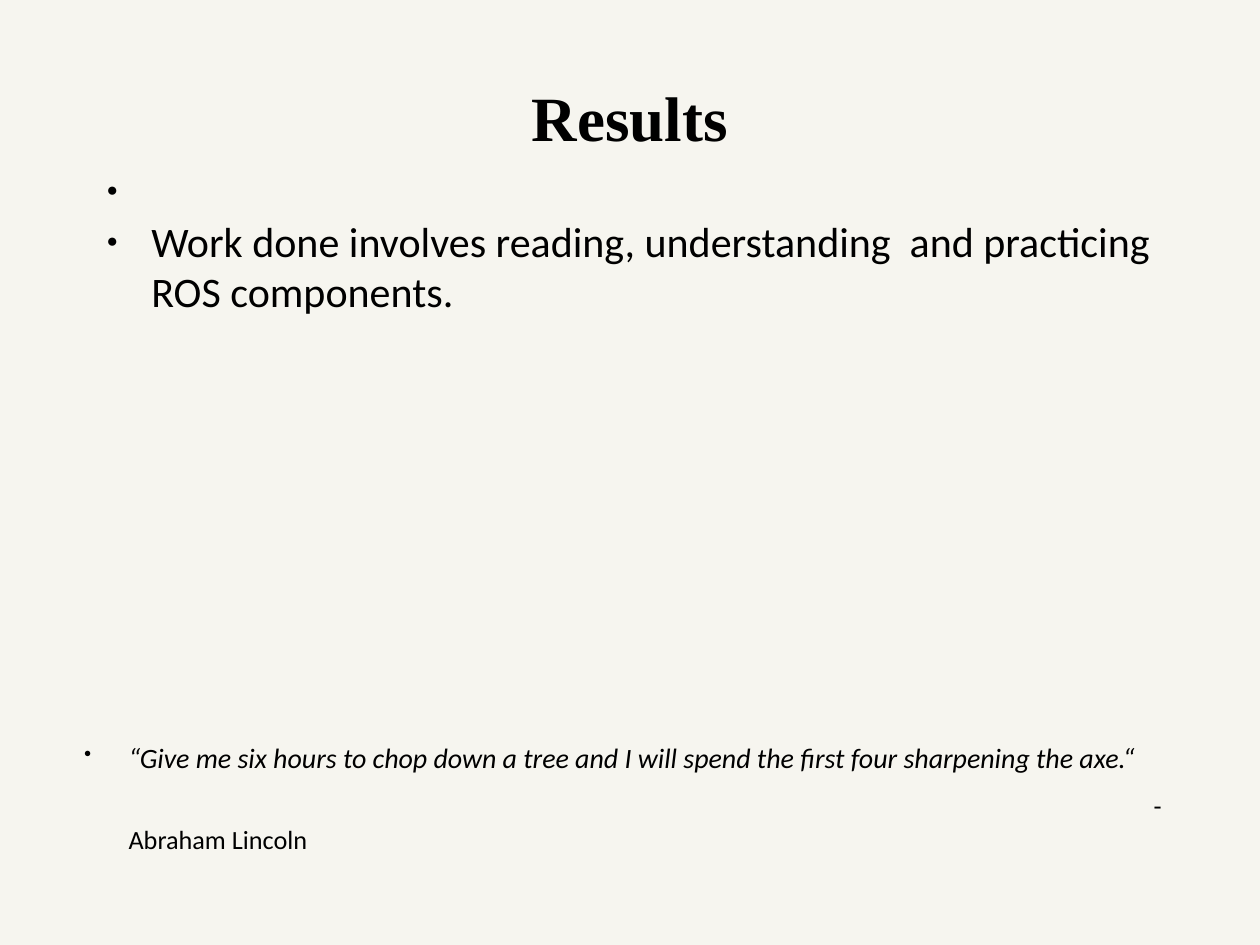
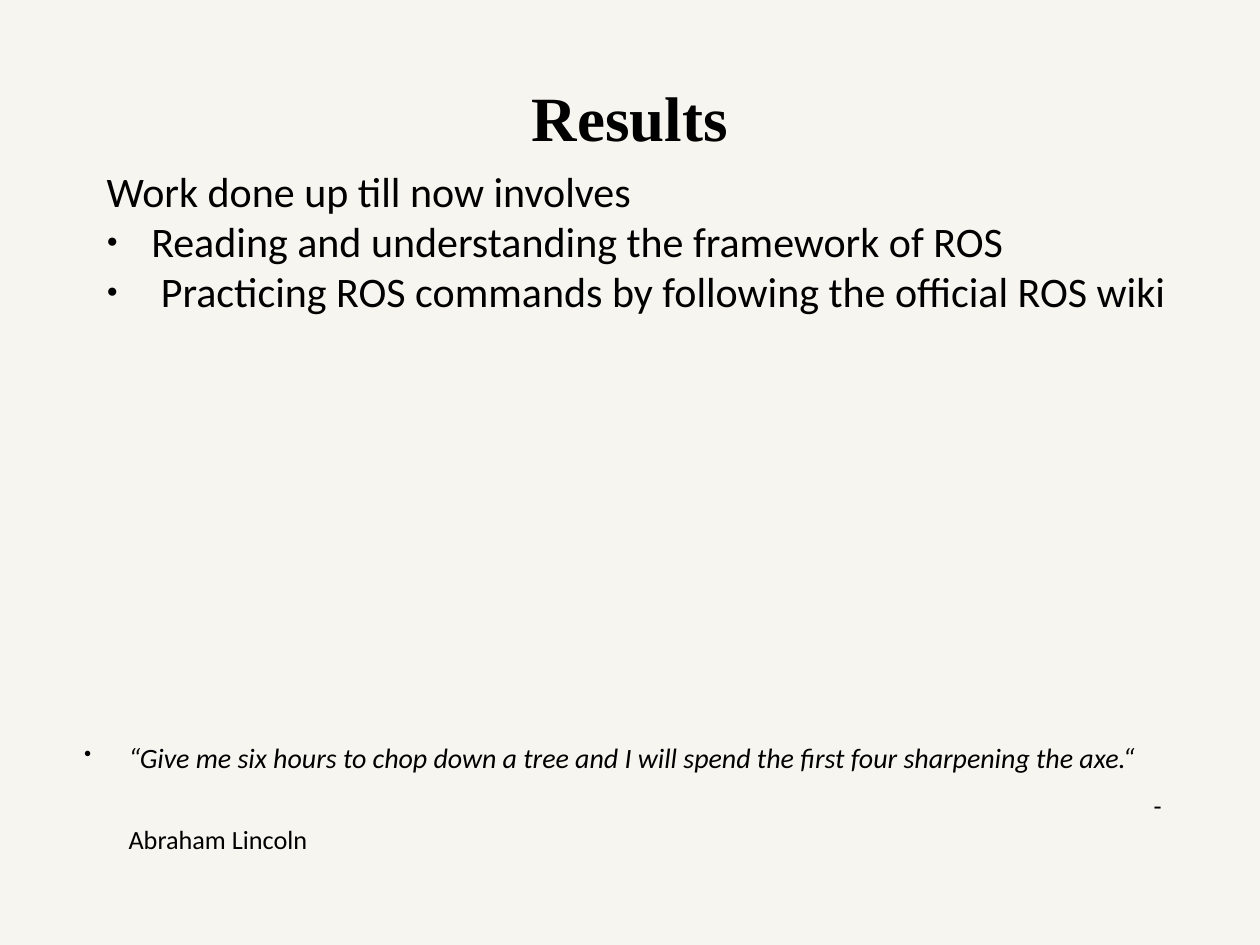
Before and after one commit to ETRX-Batch-2019/Robot-Development-using-ROS, a slide deck: slide 9 of Presentation/4-Aug/Robot-dev-using-ROS.pptx. Drawn at 1260x945 pixels with LibreOffice and Linux fonts; fonts in the diff are those of the drawing. Boxes give left, top, right and bottom in pixels: in the first picture for what was removed or moved away, otherwise in the second. Text is boxed around its words. In the diff, an @@ line names an element or a change of style, - is before the commit and + after.

Commit message:
Final PPT

```diff
--- a/Presentation/4-Aug/Robot-dev-using-ROS.pptx
+++ b/Presentation/4-Aug/Robot-dev-using-ROS.pptx
@@ text at box(107, 177, 1165, 315): text changed @@
-● Work done involves reading, understanding and practicing ROS components.
+Work done up till now involves
+● Reading and understanding the framework of ROS
+● Practicing ROS commands by following the official ROS wiki
```
Also in this commit, not shown: 1 other slide changed.
